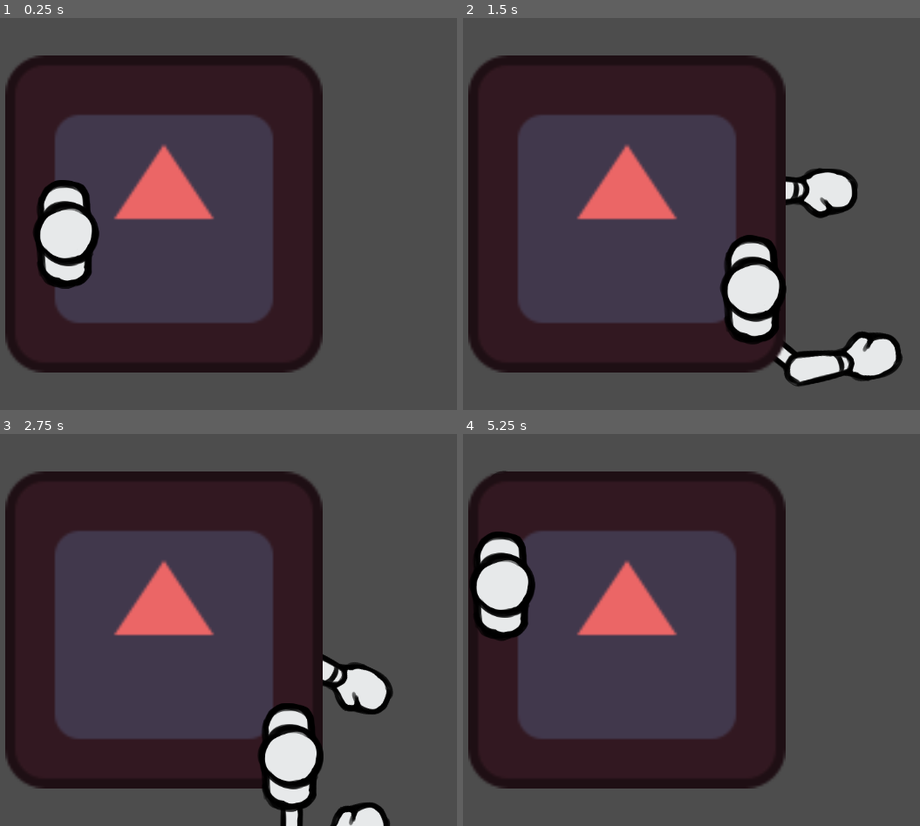
Above: before the commit, frames 1-4 (two rows, left to right).
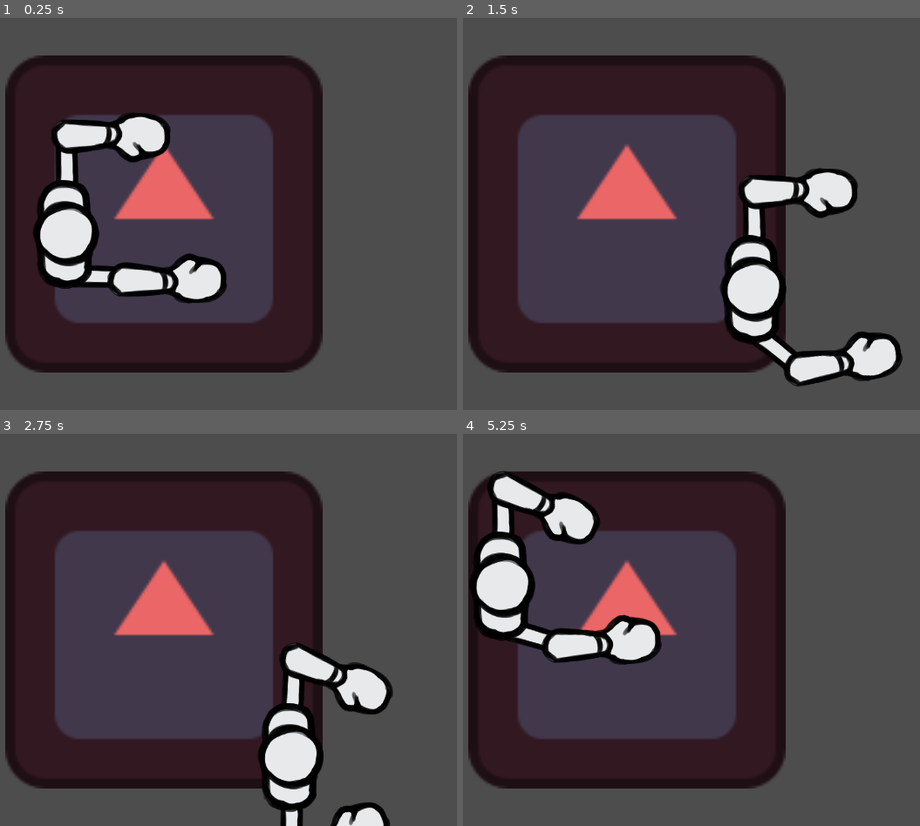
Above: after the commit, the same moments.

Repository: Eefschmeef2310/GDS1-Lab4
Game: Godot game, scene res://scenes/base_level.tscn
Same seed, same stepped clock (60 frames per second), same inputs: the game is played once before the commit and once after it. This scene is started directly instead of the project's main scene. The engine's default icon, where the game draws it, is replaced by a stand-in: a white triangle on a blue panel in a dark square.
Inputs:
- Up to frame 1 (0.25 s): no input
- Up to frame 2 (1.5 s): tap Enter at 0.5 s; hold D (Right) 0.53-1.28 s; hold Space (Punch) 0.53-1.28 s; hold S (Down) from 1.28 s (still down); tap Space (Punch) at 1.35 s
- Up to frame 3 (2.75 s): tap Space (Punch) at 2 s; release S (Down) at 2.03 s; hold D (Right) from 2.03 s (still down); hold Space (Punch) from 2.03 s (still down)
- Up to frame 4 (5.25 s): release D (Right) at 2.78 s; release Space (Punch) at 2.78 s; hold W (Up) 2.78-3.53 s; tap Space (Punch) at 2.85, 4.35 s; hold Space (Punch) 3.53-4.28 s; hold A (Left) 3.53-5.03 s; tap Enter at 5 s; hold S (Down) from 5.03 s (still down); hold Space (Punch) from 5.03 s (still down)

The runs differ from the first frame. In frame 1, 5.3% of the frame differs, in the area x 11-50%, y 24-73%; in frame 2, 1.3%; in frame 3, 1.1%; in frame 4, 5.2%.

Commit message:
Minor Chnage

Diff:
--- a/punch_bases/punch_base.gd
+++ b/punch_bases/punch_base.gd
@@ -74,7 +74,7 @@
 	can_retract = false
 
 func finished_retract():
-	is_right_arm = !is_right_arm
+	is_right_arm = !is_right_arm #For now used to alternate between left and right punches
 	can_punch = true
 
 #endregion
--- a/scenes/base_level.tscn
+++ b/scenes/base_level.tscn
@@ -18,4 +18,5 @@
 texture = ExtResource("1_sdqqs")
 
 [node name="Player" parent="." instance=ExtResource("2_m781p")]
+z_index = 1
 position = Vector2(-162, 34)
